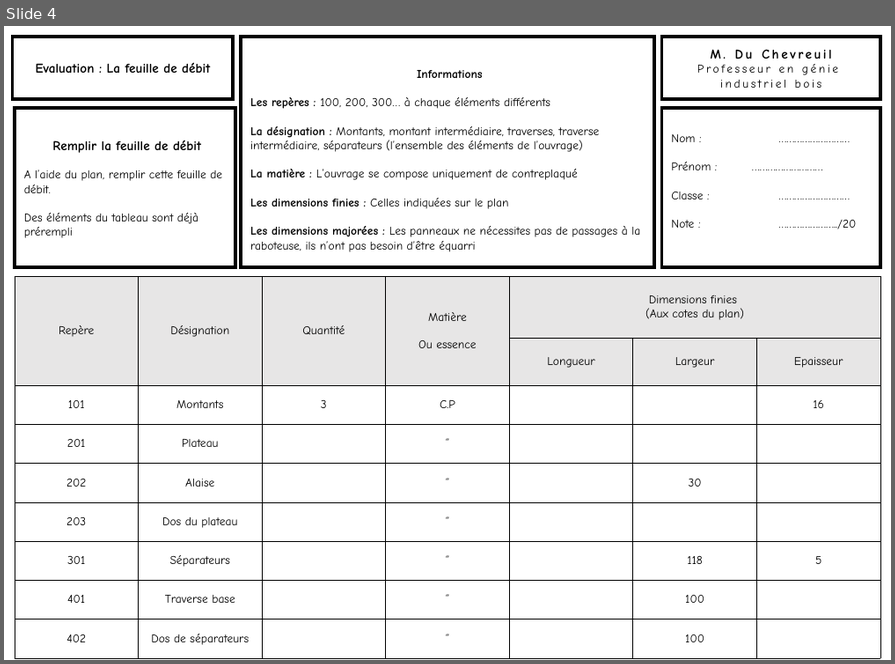
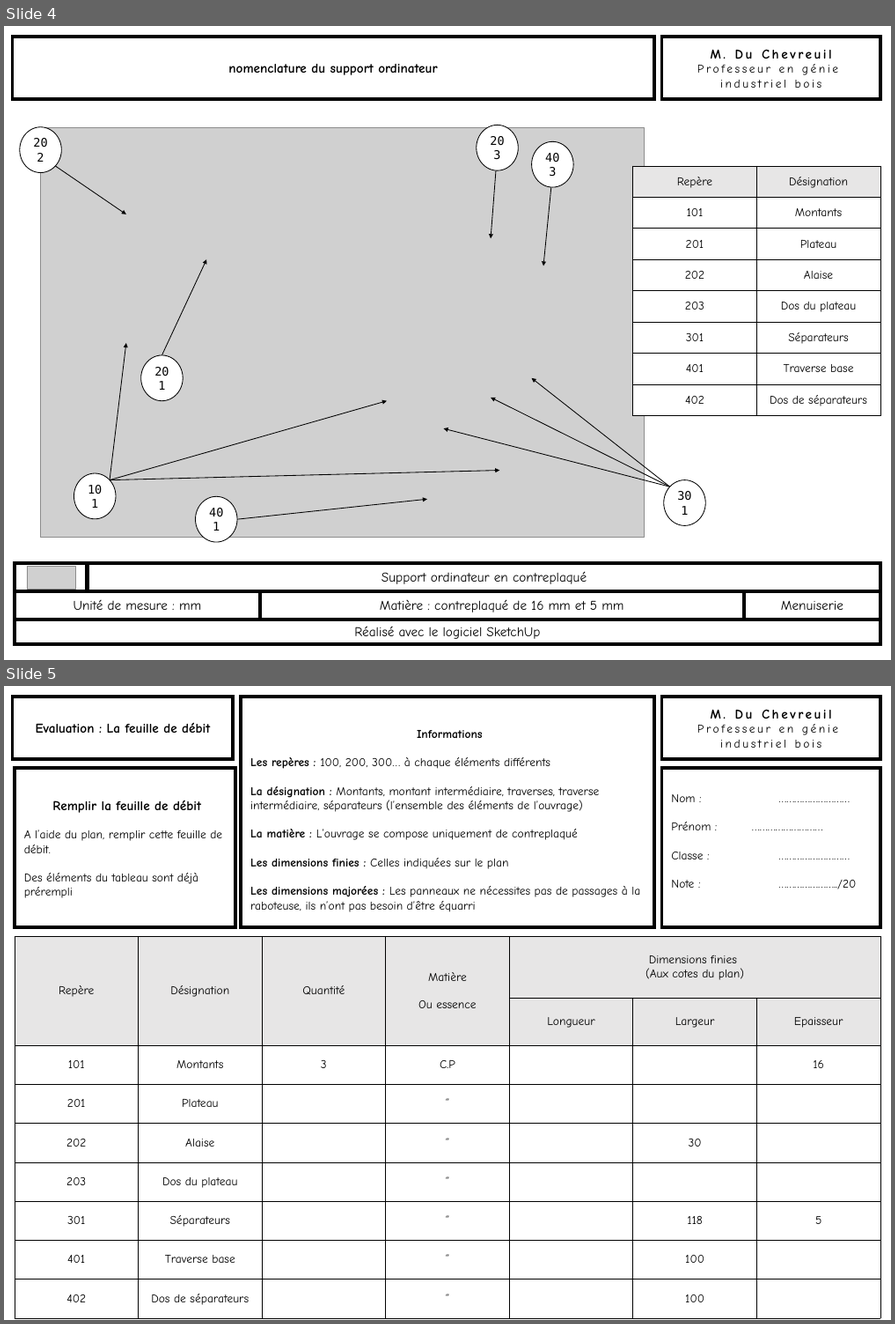
Before and after one commit to kduchevreuil/Cours-Menuiserie, a slide deck: Dossier Support ordi/DOSSIER Support Ordi.pptx. Shown one above the other, each under a label of ours: slide 4 before the commit, slides 4 and 5 after it. The pictures are 895x664 and 895x1324 pixels, drawn with LibreOffice and Linux fonts; fonts in the diff are those of the drawing; grey boxes stand for pictures. Boxes give left, top, right and bottom in pixels: in the first picture for what was removed or moved away, otherwise in the second. Text is boxed around its words. In the diff, an @@ line names an element or a change of style, - is before the commit and + after.

```diff
--- a/Dossier Support ordi/DOSSIER Support Ordi.pptx
+++ b/Dossier Support ordi/DOSSIER Support Ordi.pptx
@@ slide 4 added at (4, 26, 891, 660), background #FFFFFF @@
@@ rectangle added at (13, 37, 654, 100), fill #FFFFFF, outline #000000 4.5 pt, 18 pt, text #000000, bold @@
+nomenclature du support ordinateur
@@ rectangle added at (662, 37, 880, 100), fill #FFFFFF, outline #000000 4.5 pt, 16 pt, text #000000 @@
+M. Du Chevreuil
+Professeur en génie
+industriel bois
@@ ellipse added at (20, 127, 61, 172), fill #FFFFFF, outline #000000 1 pt, 16 pt, text #000000 @@
+202
@@ picture added at (40, 127, 644, 537) @@
@@ ellipse added at (477, 125, 518, 170), fill #FFFFFF, outline #000000 1 pt, 16 pt, text #000000 @@
+203
@@ ellipse added at (532, 141, 574, 187), fill #FFFFFF, outline #000000 1 pt, 16 pt, text #000000 @@
+403
@@ arrow added from (56, 166) to (126, 214), #000000 1 pt @@
@@ arrow added from (496, 170) to (491, 238), #000000 1 pt @@
@@ table added at (633, 166, 880, 416), 8 rows, 2 columns @@
+Repère | Désignation
+101 | Montants
+201 | Plateau
+202 | Alaise
+203 | Dos du plateau
+301 | Séparateurs
+401 | Traverse base
+402 | Dos de séparateurs
@@ arrow added from (551, 187) to (543, 266), #000000 1 pt @@
@@ arrow added from (162, 355) to (207, 259), #000000 1 pt @@
@@ arrow added from (110, 480) to (126, 343), #000000 1 pt @@
@@ ellipse added at (140, 355, 183, 401), fill #FFFFFF, outline #000000 1 pt, 16 pt, text #000000 @@
+201
@@ arrow added from (670, 486) to (532, 378), #000000 1 pt @@
@@ arrow added from (110, 480) to (387, 401), #000000 1 pt @@
@@ arrow added from (670, 486) to (491, 397), #000000 1 pt @@
@@ arrow added from (670, 486) to (443, 428), #000000 1 pt @@
@@ ellipse added at (74, 473, 116, 519), fill #FFFFFF, outline #000000 1 pt, 16 pt, text #000000 @@
+101
@@ arrow added from (110, 480) to (499, 470), #000000 1 pt @@
@@ ellipse added at (196, 496, 237, 542), fill #FFFFFF, outline #000000 1 pt, 16 pt, text #000000 @@
+401
@@ arrow added from (237, 519) to (427, 499), #000000 1 pt @@
@@ ellipse added at (664, 480, 706, 526), fill #FFFFFF, outline #000000 1 pt, 16 pt, text #000000 @@
+301
@@ rectangle added at (15, 563, 87, 591), fill #FFFFFF, outline #000000 4.5 pt @@
@@ picture added at (27, 565, 76, 589) @@
@@ rectangle added at (88, 563, 880, 591), fill #FFFFFF, outline #000000 4.5 pt, 18 pt, text #000000 @@
+Support ordinateur en contreplaqué
@@ rectangle added at (15, 591, 260, 619), fill #FFFFFF, outline #000000 4.5 pt, 18 pt, text #000000 @@
+Unité de mesure : mm
@@ rectangle added at (260, 591, 744, 619), fill #FFFFFF, outline #000000 4.5 pt, 18 pt, text #000000 @@
+Matière : contreplaqué de 16 mm et 5 mm
@@ rectangle added at (744, 591, 880, 619), fill #FFFFFF, outline #000000 4.5 pt, 18 pt, text #000000 @@
+Menuiserie
@@ rectangle added at (15, 619, 880, 644), fill #FFFFFF, outline #000000 4.5 pt, 18 pt, text #000000 @@
+Réalisé avec le logiciel SketchUp
@@ what was slide 4 is now slide 5 @@
```
Also in this commit, not shown: 3 slides changed, 36 other files.
